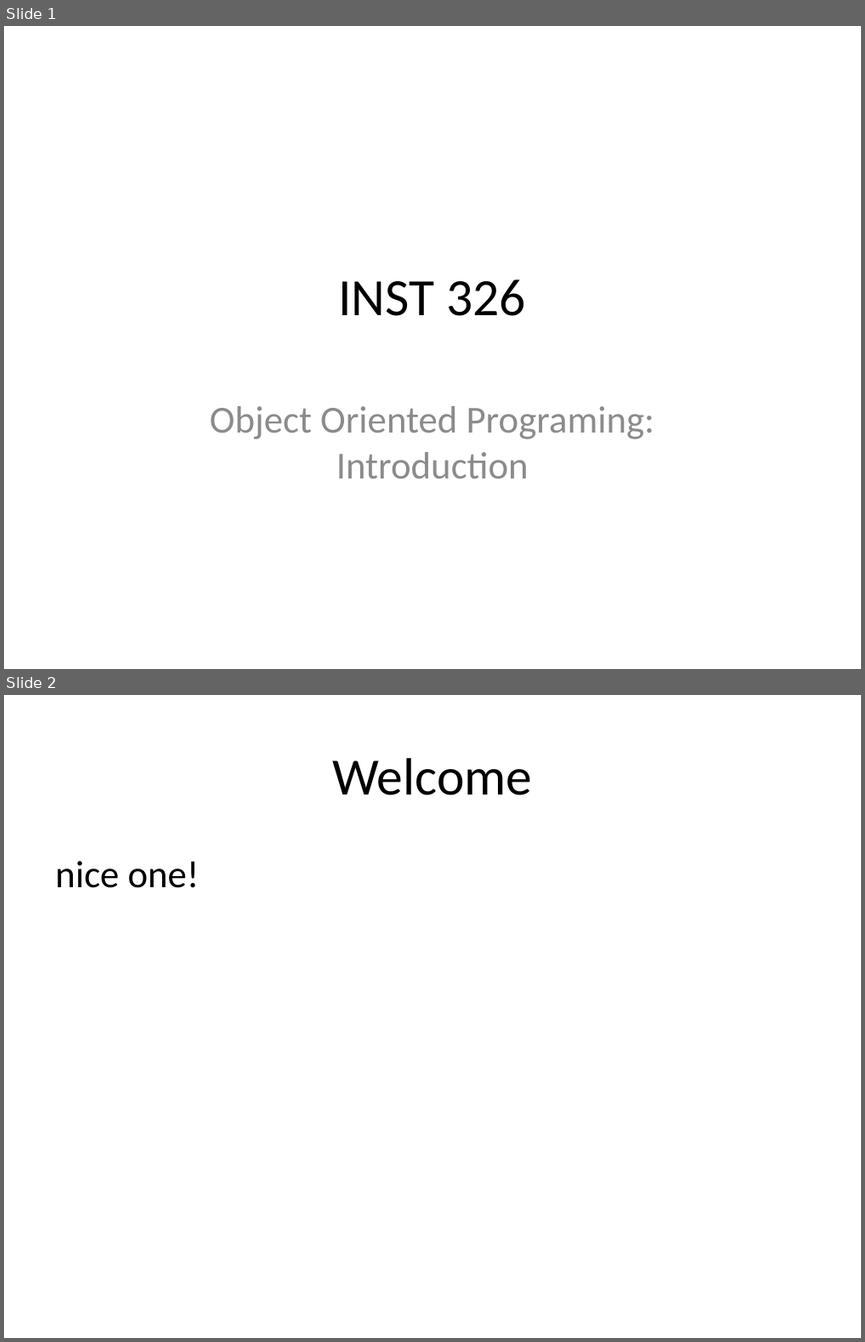
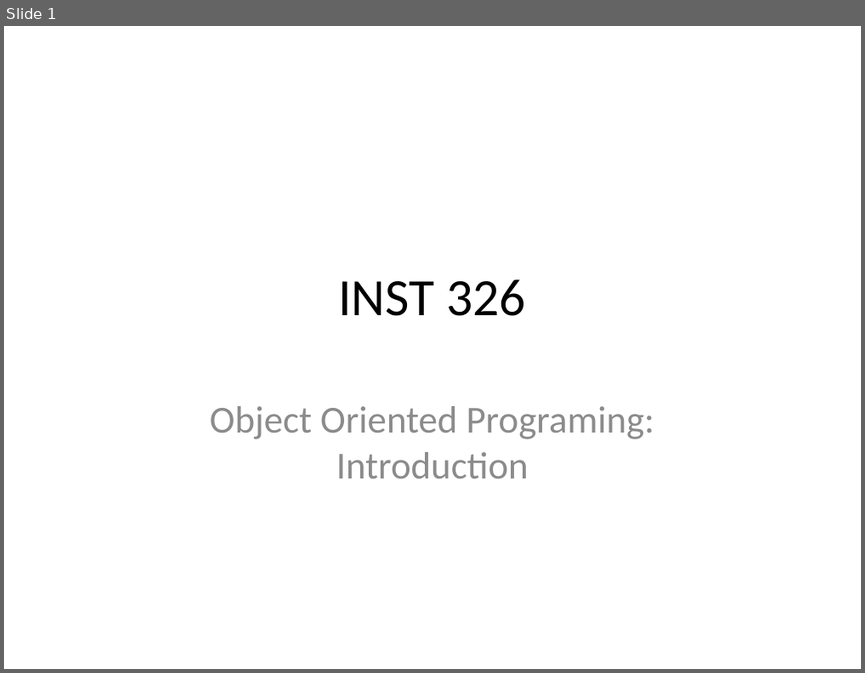
Before and after one commit to edsu/inst326, a slide deck: modules/introduction/105/slides.pptx. Shown one above the other, each under a label of ours: slides 1 and 2 before the commit, slide 1 after it. The pictures are 865x1342 and 865x673 pixels, drawn with LibreOffice and Linux fonts; fonts in the diff are those of the drawing. Boxes give left, top, right and bottom in pixels: in the first picture for what was removed or moved away, otherwise in the second. Text is boxed around its words. In the diff, an @@ line names an element or a change of style, - is before the commit and + after.

```diff
--- a/modules/introduction/105/slides.pptx
+++ b/modules/introduction/105/slides.pptx
@@ slide 2 removed at box(4, 695, 861, 1338), background #FFFFFF @@
@@ title removed at box(332, 758, 532, 795) @@
-Welcome
@@ text removed at box(55, 861, 200, 888) @@
-nice one!
```
Also in this commit, not shown: 3 slides added, 10 other files.
